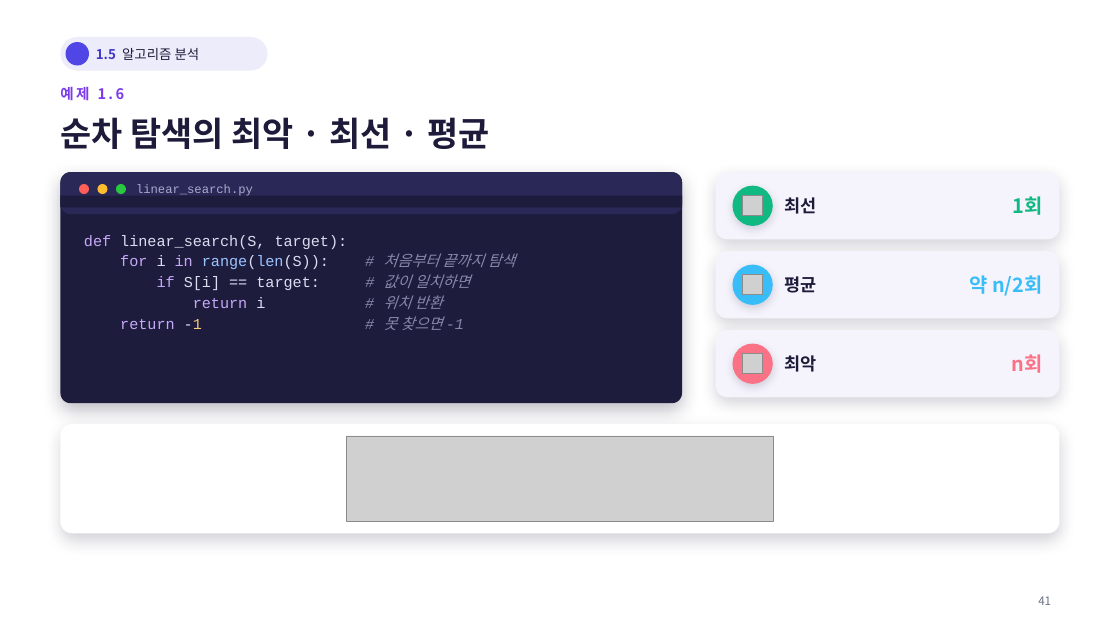
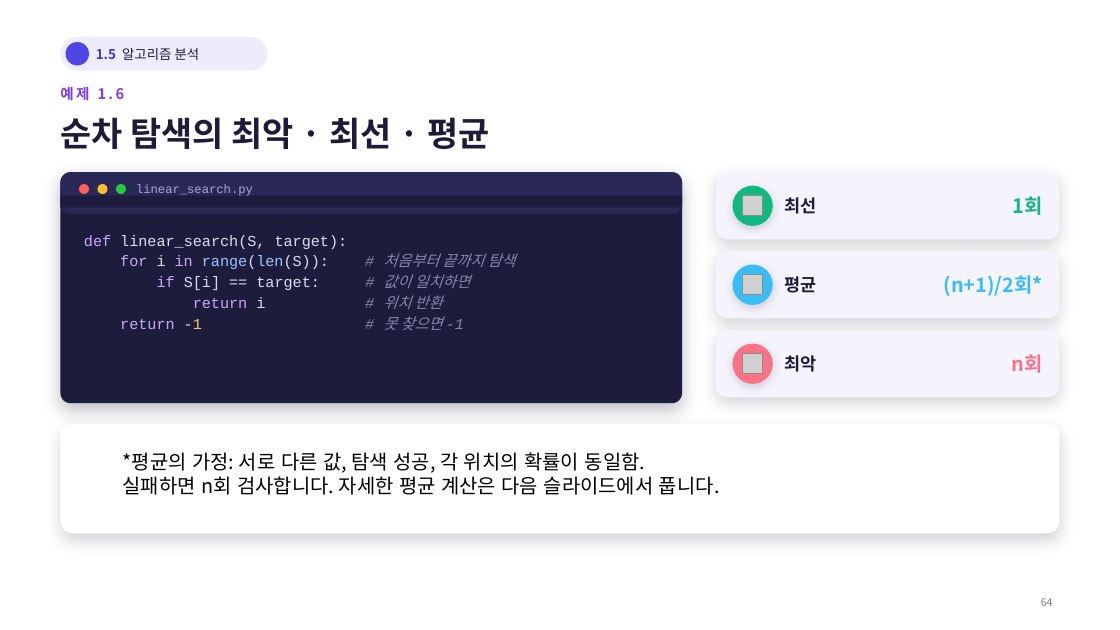
Before and after one commit to Sangdon-Park/Sangdon-Park.github.io, a slide deck: slide 64 of data/알고리즘/1장_알고리즘과_복잡도분석.pptx (slide 42 before the commit). Drawn at 1120x630 pixels with LibreOffice and Linux fonts; fonts in the diff are those of the drawing; grey boxes stand for pictures; background and template pictures are left out. Boxes give left, top, right and bottom in pixels: in the first picture for what was removed or moved away, otherwise in the second. Text is boxed around its words. In the diff, an @@ line names an element or a change of style, - is before the commit and + after.

```diff
--- a/data/알고리즘/1장_알고리즘과_복잡도분석.pptx
+++ b/data/알고리즘/1장_알고리즘과_복잡도분석.pptx
@@ text at (944,275,1043,296): text changed @@
-약 n/2회
+(n+1)/2회*
@@ picture removed at (346,436,774,522) @@
@@ text added at (123,452,720,495), 17 pt, text #000000 @@
+*평균의 가정: 서로 다른 값, 탐색 성공, 각 위치의 확률이 동일함.
+실패하면 n회 검사합니다. 자세한 평균 계산은 다음 슬라이드에서 풉니다.
@@ text removed at (1038,596,1051,605) @@
-41
@@ text added at (1041,598,1053,606), 9 pt, text #808080 @@
+64
```
Also in this commit, not shown: 47 other slides changed, 44 slides added, 12 slides removed.
